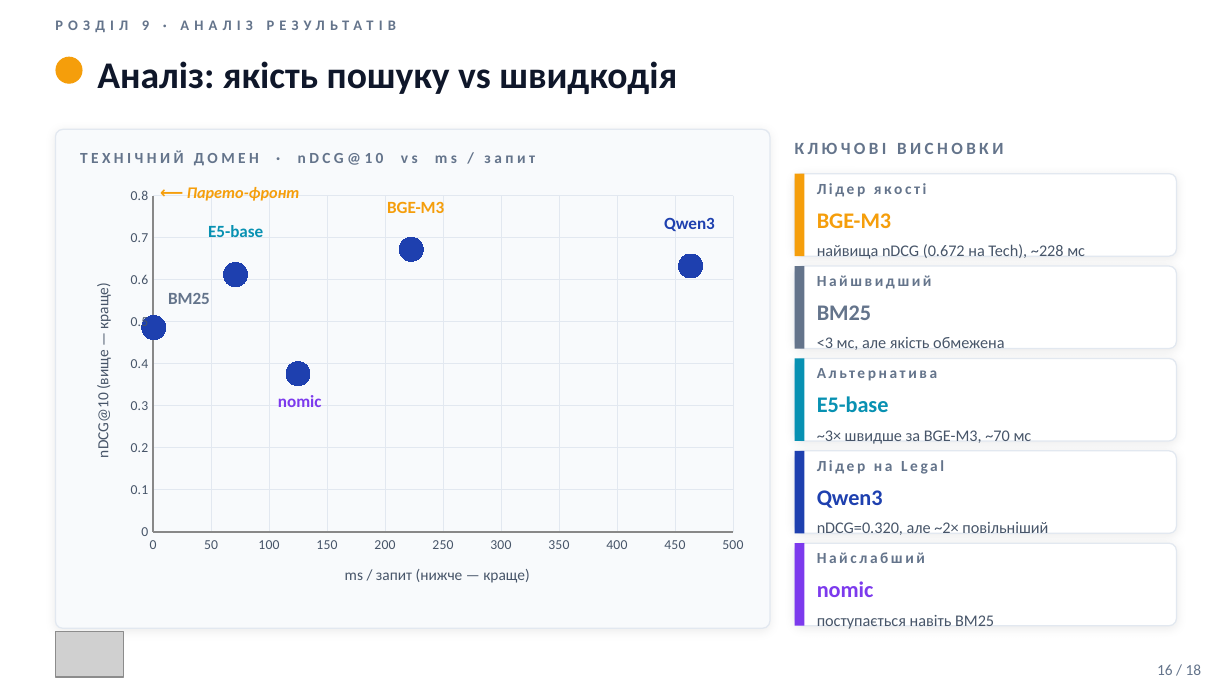
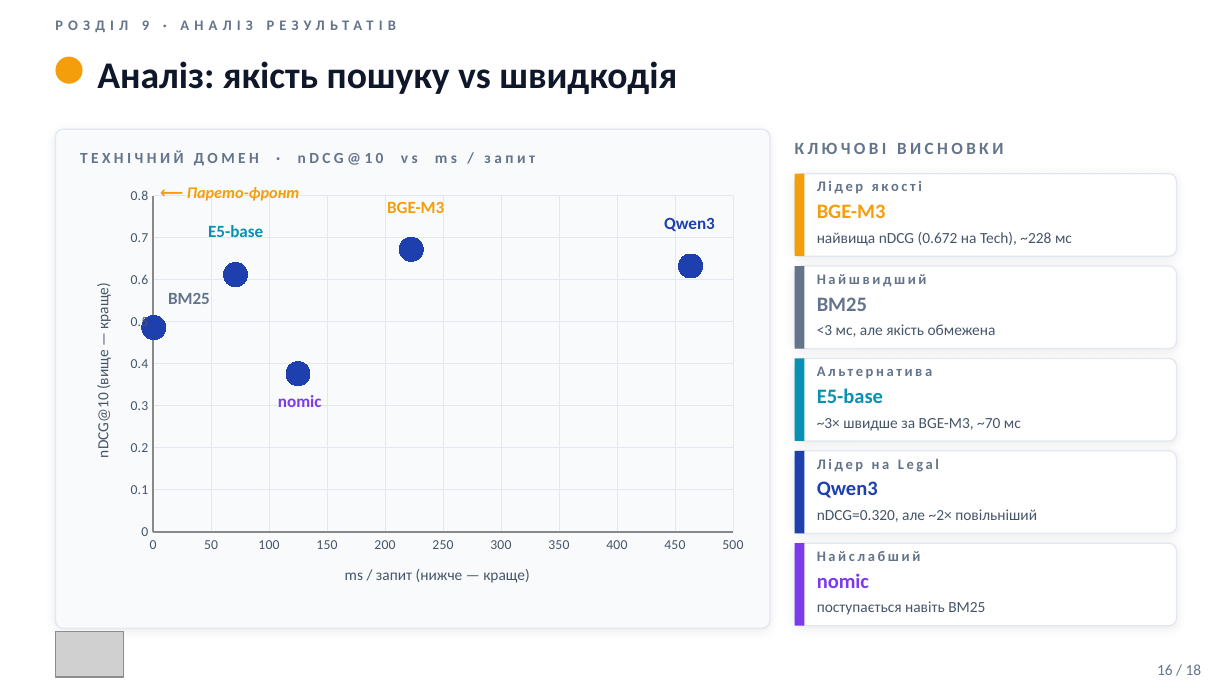
Before and after one commit to vitaliinnest/kb-semantic-search-benchmark, a slide deck: slide 16 of thesis/Nesterenko_Presentation.pptx. Drawn at 1232x693 pixels with LibreOffice and Linux fonts; fonts in the diff are those of the drawing; grey boxes stand for pictures. Boxes give left, top, right and bottom in pixels: in the first picture for what was removed or moved away, otherwise in the second. Text is boxed around its words. In the diff, an @@ line names an element or a change of style, - is before the commit and + after.

```diff
--- a/thesis/Nesterenko_Presentation.pptx
+++ b/thesis/Nesterenko_Presentation.pptx
@@ text "BGE-M3": place and size @@
-text "BGE-M3" at bbox=[817, 213, 891, 228]
+text "BGE-M3" at bbox=[817, 204, 886, 218]
@@ text "найвища nDCG (0.672 на Tech), ...": place and size @@
-text "найвища nDCG (0.672 на Tech), ..." at bbox=[817, 244, 1085, 259]
+text "найвища nDCG (0.672 на Tech), ..." at bbox=[817, 232, 1072, 246]
@@ text "BM25": place and size @@
-text "BM25" at bbox=[817, 305, 871, 320]
+text "BM25" at bbox=[817, 297, 867, 311]
@@ text "<3 мс, але якість обмежена": place and size @@
-text "<3 мс, але якість обмежена" at bbox=[817, 337, 1004, 350]
+text "<3 мс, але якість обмежена" at bbox=[817, 324, 996, 337]
@@ text "E5-base": place and size @@
-text "E5-base" at bbox=[817, 396, 889, 412]
+text "E5-base" at bbox=[817, 388, 883, 403]
@@ text "~3× швидше за BGE-M3, ~70 ...": place and size @@
-text "~3× швидше за BGE-M3, ~70 ..." at bbox=[817, 430, 1032, 444]
+text "~3× швидше за BGE-M3, ~70 ..." at bbox=[817, 418, 1021, 431]
@@ size 13 to 12 pt in 5 elements at bbox=[817, 204, 886, 218], bbox=[817, 297, 867, 311], bbox=[817, 388, 883, 403], bbox=[817, 573, 869, 588], bbox=[817, 481, 878, 498] @@
@@ text "Qwen3": place and size @@
-text "Qwen3" at bbox=[817, 490, 883, 508]
+text "Qwen3" at bbox=[817, 481, 878, 498]
@@ text "nDCG=0.320, але ~2× повільніший": place and size @@
-text "nDCG=0.320, але ~2× повільніший" at bbox=[817, 522, 1048, 535]
+text "nDCG=0.320, але ~2× повільніший" at bbox=[817, 509, 1037, 522]
@@ size 9 to 8.5 pt in 5 elements at bbox=[817, 181, 922, 194], bbox=[817, 274, 927, 287], bbox=[817, 366, 932, 379], bbox=[817, 459, 939, 472], bbox=[817, 551, 921, 561] @@
@@ text "nomic": place and size @@
-text "nomic" at bbox=[817, 581, 874, 597]
+text "nomic" at bbox=[817, 573, 869, 588]
@@ size 9.5 to 9 pt in 5 elements at bbox=[817, 232, 1072, 246], bbox=[817, 324, 996, 337], bbox=[817, 418, 1021, 431], bbox=[817, 509, 1037, 522], bbox=[817, 601, 985, 615] @@
@@ text "поступається навіть BM25": place and size @@
-text "поступається навіть BM25" at bbox=[817, 615, 994, 629]
+text "поступається навіть BM25" at bbox=[817, 601, 985, 615]
```
Also in this commit, not shown: 1 other file.
